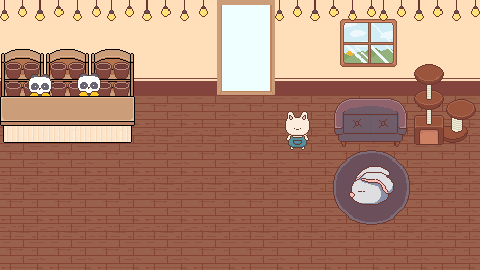
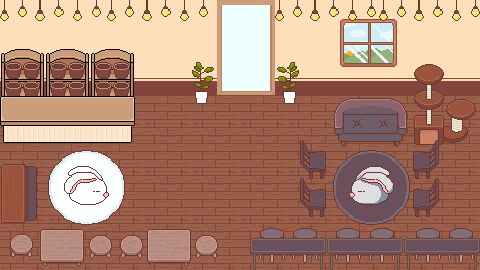
Layers edited between the first and the second 480x270 image:
hid "panda 2" over (77, 73, 101, 96)
added layer "door plant l" above "door plant r" over (192, 62, 214, 104)
added layer "door plant r" above "black chair 1" over (277, 62, 299, 104)
added layer "black chair 1" above "black chair 2" over (413, 178, 439, 217)
added layer "black chair 2" above "black chair 3" over (413, 140, 439, 179)
added layer "black chair 3" above "bar table 3" over (300, 140, 326, 179)
added layer "bar table 3" above "bar table 2" over (250, 238, 326, 270)
added layer "bar table 2" above "bar table 1" over (327, 238, 403, 270)
added layer "bar table 1" above "bar stool 6" over (404, 238, 480, 270)
added layer "bar stool 6" above "bar stool 5" over (259, 228, 285, 263)
added layer "bar stool 5" above "bar stool 4" over (292, 228, 318, 263)
added layer "bar stool 4" above "bar stool 3" over (335, 228, 361, 263)
added layer "bar stool 3" above "bar stool 2" over (369, 228, 395, 263)
added layer "bar stool 2" above "bar stool 1" over (415, 228, 441, 263)
added layer "bar stool 1" above "black chair 4" over (448, 228, 474, 263)
added layer "black chair 4" above "white rug" over (300, 178, 326, 217)
added layer "white rug" above "cat tree" over (48, 150, 125, 225)
added layer "black counter" above "stool 4" over (1, 164, 37, 223)
added layer "stool 4" above "stool 3" over (195, 235, 218, 258)
added layer "stool 3" above "stool 2" over (120, 235, 143, 258)
added layer "stool 2" above "stool 1" over (89, 235, 112, 258)
added layer "coffee table 2" above "coffee table 1" over (147, 229, 191, 266)
added layer "coffee table 1" above "shelf left" over (40, 229, 84, 266)
hid "Character" over (285, 111, 310, 150)
…and 2 more changes (1 added, 1 visibility)
